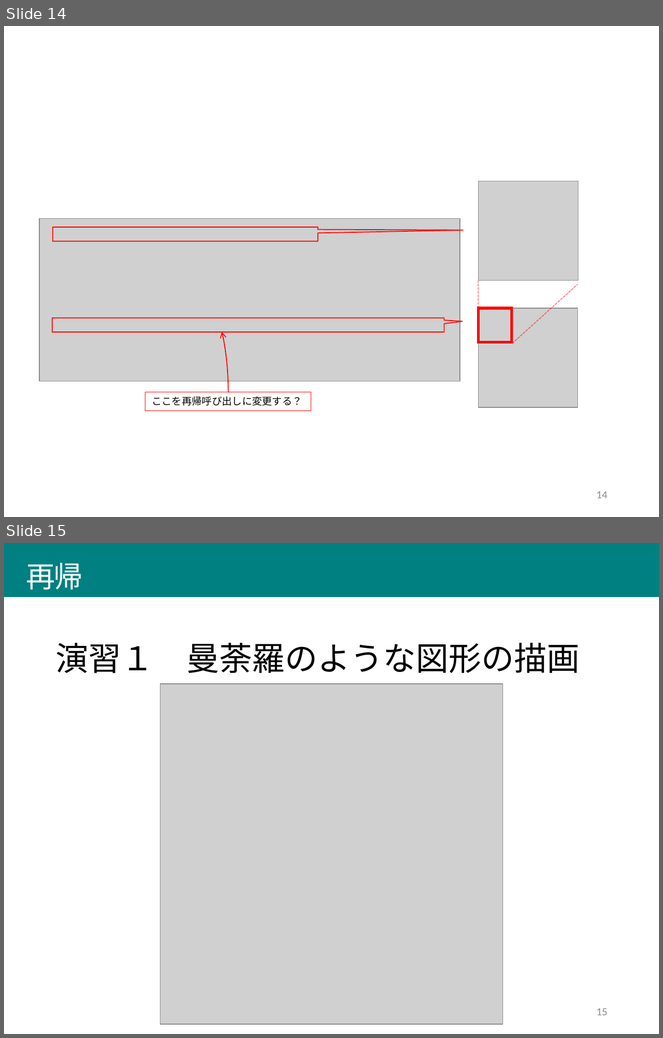
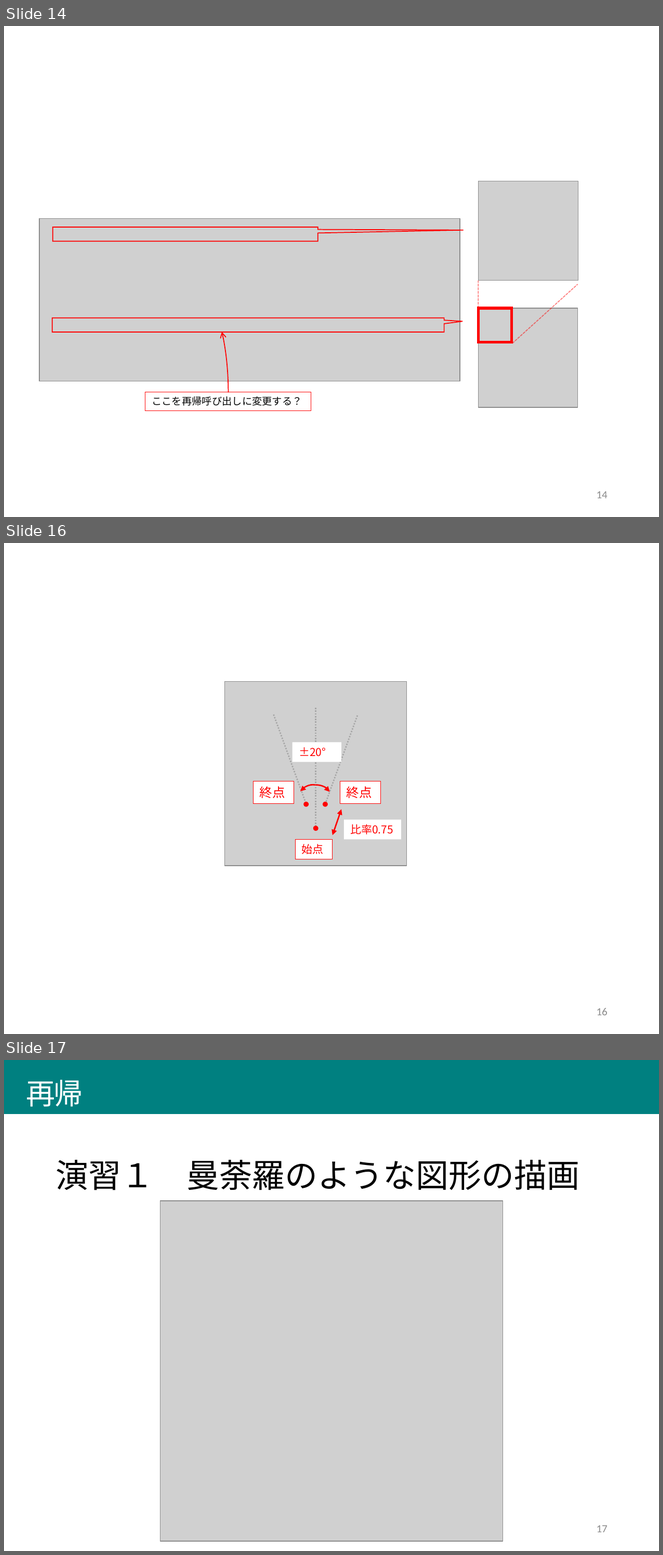
Before and after one commit to afukushimagit/afukushimagit.github.io, a slide deck: images/recursive/図素材.pptx. Shown one above the other, each under a label of ours: slides 14 and 15 before the commit, slides 14, 16 and 17 after it; the slides between them are not shown. The pictures are 663x1038 and 663x1555 pixels, drawn with LibreOffice and Linux fonts; fonts in the diff are those of the drawing; grey boxes stand for pictures. Boxes give left, top, right and bottom in pixels: in the first picture for what was removed or moved away, otherwise in the second. Text is boxed around its words. In the diff, an @@ line names an element or a change of style, - is before the commit and + after.

```diff
--- a/images/recursive/図素材.pptx
+++ b/images/recursive/図素材.pptx
@@ slide 16 added at [4, 543, 659, 1034], background #FFFFFF @@
@@ picture added at [225, 682, 407, 866] @@
@@ line added from (316, 830) to (316, 707), #A6A6A6 1.5 pt dashed @@
@@ line added from (306, 803) to (273, 715), #A6A6A6 1.5 pt dashed @@
@@ line added from (325, 805) to (358, 715), #A6A6A6 1.5 pt dashed @@
@@ rectangle added at [292, 742, 341, 762], fill #FFFFFF, 12 pt, text #FF0000 @@
+±20°
@@ rectangle added at [253, 782, 294, 804], fill #FFFFFF, outline #FF0000 0.75 pt, 14 pt, text #FF0000 @@
+終点
@@ arc (boxed as its full ellipse) added at [288, 778, 338, 827], outline #FF0000 1.5 pt @@
@@ arc (boxed as its full ellipse) added at [293, 782, 332, 826], outline #FF0000 1.5 pt @@
@@ rectangle added at [340, 782, 380, 804], fill #FFFFFF, outline #FF0000 0.75 pt, 14 pt, text #FF0000 @@
+終点
@@ ellipse added at [304, 802, 309, 807], fill #FF0000 @@
@@ ellipse added at [323, 802, 328, 807], fill #FF0000 @@
@@ double arrow added from (333, 835) to (341, 810), #FF0000 1.5 pt @@
@@ rectangle added at [344, 820, 401, 839], fill #FFFFFF, 12 pt, text #FF0000 @@
+比率0.75
@@ ellipse added at [313, 826, 319, 831], fill #FF0000 @@
@@ rectangle added at [296, 839, 333, 859], fill #FFFFFF, outline #FF0000 0.75 pt, 12 pt, text #FF0000 @@
+始点
@@ page number added at [597, 1008, 608, 1016], 12 pt, text #8C8C8C @@
+16
@@ what was slide 15 is now slide 17 @@
@@ page number at [597, 1525, 608, 1533]: text changed @@
-15
+17
```
Also in this commit, not shown: 1 other slide added, 7 other files.
